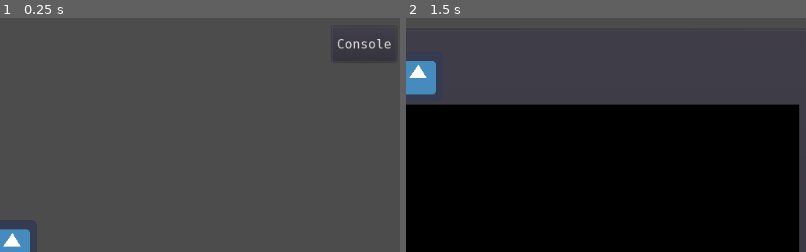
Above: before the commit, frames 1-2 (left to right).
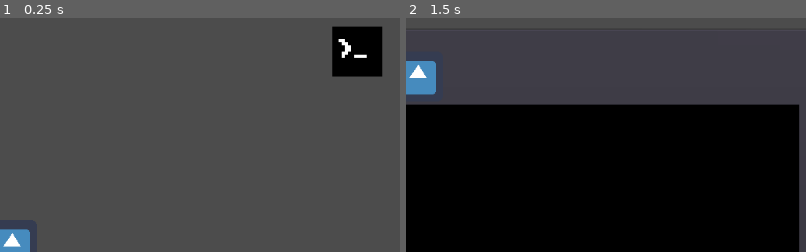
Above: after the commit, the same moments.

Repository: Tri-C-Games/CCC-Jam
Game: Godot game, scene res://World/Tutorial/Tutorial.tscn
Two runs of this game, one before a commit and one after it. Both use one fixed random seed, a clock stepped at 60 frames per second and the inputs below. After the commit the project has no main scene; this scene is started directly in both runs. The engine's default icon, where the game draws it, is replaced by a stand-in: a white triangle on a blue panel in a dark square.
Inputs (mouse positions are % of the whole screen's width and height, from its top left; square brackets give the same spot before the commit, where the layout moved):
- Up to frame 1 (0.25 s): no input
- Up to frame 2 (1.5 s): click (93, 9) [94, 7] at 0.5 s; click (50, 94) at 1.27 s; type "12" at 1.35 s
The pictures show only the part of the screen within x 48-98%, y 1-51%; the shares and areas given below are measured in that part.

The runs differ from the first frame. In frame 1, 2.7% of the frame differs, in the area x 83-98%, y 3-26%; in frame 2, nothing differs.

Commit message:
some other things

Diff:
--- a/UI/HUD/HUD.tscn
+++ b/UI/HUD/HUD.tscn
@@ -1,7 +1,8 @@
-[gd_scene load_steps=3 format=2]
+[gd_scene load_steps=4 format=2]
 
 [ext_resource path="res://UI/Hacking/Console Theme.tres" type="Theme" id=1]
 [ext_resource path="res://UI/HUD/HUD.gd" type="Script" id=2]
+[ext_resource path="res://Sprites/Terminal/Terminal.png" type="Texture" id=3]
 
 [node name="HUD" type="CanvasLayer"]
 script = ExtResource( 2 )
@@ -19,15 +20,12 @@
 "_edit_use_anchors_": false
 }
 
-[node name="Button" type="Button" parent="MarginContainer"]
+[node name="Button" type="TextureButton" parent="MarginContainer"]
 margin_left = 20.0
 margin_top = 20.0
-margin_right = 102.0
-margin_bottom = 65.0
+margin_right = 84.0
+margin_bottom = 84.0
 size_flags_horizontal = 0
 theme = ExtResource( 1 )
-text = "Console"
-__meta__ = {
-"_edit_use_anchors_": false
-}
+texture_normal = ExtResource( 3 )
 [connection signal="pressed" from="MarginContainer/Button" to="." method="open_console"]
--- a/World/Tutorial/Tutorial.tscn
+++ b/World/Tutorial/Tutorial.tscn
@@ -30,6 +30,9 @@
 [sub_resource type="ConvexPolygonShape2D" id=9]
 points = PoolVector2Array( 0, 0, 64, 0, 64, 64, 0, 64 )
 
+[sub_resource type="ConvexPolygonShape2D" id=10]
+points = PoolVector2Array( 0, 0, 64, 0, 64, 64, 0, 64 )
+
 [sub_resource type="ConvexPolygonShape2D" id=11]
 points = PoolVector2Array( 0, 0, 64, 0, 64, 64, 0, 64 )
 
@@ -60,13 +63,7 @@
 [sub_resource type="ConvexPolygonShape2D" id=20]
 points = PoolVector2Array( 0, 0, 64, 0, 64, 64, 0, 64 )
 
-[sub_resource type="ConvexPolygonShape2D" id=21]
-points = PoolVector2Array( 0, 0, 64, 0, 64, 64, 0, 64 )
-
-[sub_resource type="ConvexPolygonShape2D" id=22]
-points = PoolVector2Array( 0, 0, 64, 0, 64, 64, 0, 64 )
-
-[sub_resource type="TileSet" id=10]
+[sub_resource type="TileSet" id=21]
 0/name = "Tile Sheet.png 0"
 0/texture = ExtResource( 2 )
 0/tex_offset = Vector2( 0, 0 )
@@ -160,26 +157,26 @@
 1/navigation_offset = Vector2( 0, 0 )
 1/shape_offset = Vector2( 0, 0 )
 1/shape_transform = Transform2D( 1, 0, 0, 1, 0, 0 )
-1/shape = SubResource( 11 )
+1/shape = SubResource( 10 )
 1/shape_one_way = false
 1/shape_one_way_margin = 1.0
 1/shapes = [ {
 "autotile_coord": Vector2( 0, 0 ),
 "one_way": false,
 "one_way_margin": 1.0,
+"shape": SubResource( 10 ),
+"shape_transform": Transform2D( 1, 0, 0, 1, 0, 0 )
+}, {
+"autotile_coord": Vector2( 1, 0 ),
+"one_way": false,
+"one_way_margin": 1.0,
 "shape": SubResource( 11 ),
 "shape_transform": Transform2D( 1, 0, 0, 1, 0, 0 )
 }, {
-"autotile_coord": Vector2( 1, 0 ),
+"autotile_coord": Vector2( 2, 0 ),
 "one_way": false,
 "one_way_margin": 1.0,
 "shape": SubResource( 12 ),
-"shape_transform": Transform2D( 1, 0, 0, 1, 0, 0 )
-}, {
-"autotile_coord": Vector2( 2, 0 ),
-"one_way": false,
-"one_way_margin": 1.0,
-"shape": SubResource( 13 ),
 "shape_transform": Transform2D( 1, 0, 0, 1, 0, 0 )
 } ]
 1/z_index = 0
@@ -200,56 +197,35 @@
 2/navigation_offset = Vector2( 0, 0 )
 2/shape_offset = Vector2( 0, 0 )
 2/shape_transform = Transform2D( 1, 0, 0, 1, 0, 0 )
-2/shape = SubResource( 14 )
+2/shape = SubResource( 13 )
 2/shape_one_way = false
 2/shape_one_way_margin = 1.0
 2/shapes = [ {
 "autotile_coord": Vector2( 0, 0 ),
 "one_way": false,
 "one_way_margin": 1.0,
+"shape": SubResource( 13 ),
+"shape_transform": Transform2D( 1, 0, 0, 1, 0, 0 )
+}, {
+"autotile_coord": Vector2( 0, 0 ),
+"one_way": false,
+"one_way_margin": 1.0,
 "shape": SubResource( 14 ),
 "shape_transform": Transform2D( 1, 0, 0, 1, 0, 0 )
 }, {
-"autotile_coord": Vector2( 0, 0 ),
+"autotile_coord": Vector2( 0, 1 ),
 "one_way": false,
 "one_way_margin": 1.0,
 "shape": SubResource( 15 ),
 "shape_transform": Transform2D( 1, 0, 0, 1, 0, 0 )
 }, {
-"autotile_coord": Vector2( 0, 1 ),
+"autotile_coord": Vector2( 0, 2 ),
 "one_way": false,
 "one_way_margin": 1.0,
 "shape": SubResource( 16 ),
 "shape_transform": Transform2D( 1, 0, 0, 1, 0, 0 )
-}, {
-"autotile_coord": Vector2( 0, 2 ),
-"one_way": false,
-"one_way_margin": 1.0,
-"shape": SubResource( 17 ),
-"shape_transform": Transform2D( 1, 0, 0, 1, 0, 0 )
 } ]
 2/z_index = 0
-3/name = "Tile Sheet.png 3"
-3/texture = ExtResource( 2 )
-3/tex_offset = Vector2( 0, 0 )
-3/modulate = Color( 1, 1, 1, 1 )
-3/region = Rect2( 192, 192, 64, 64 )
-3/tile_mode = 0
-3/occluder_offset = Vector2( 0, 0 )
-3/navigation_offset = Vector2( 0, 0 )
-3/shape_offset = Vector2( 0, 0 )
-3/shape_transform = Transform2D( 1, 0, 0, 1, 0, 0 )
-3/shape = SubResource( 18 )
-3/shape_one_way = false
-3/shape_one_way_margin = 1.0
-3/shapes = [ {
-"autotile_coord": Vector2( 0, 0 ),
-"one_way": false,
-"one_way_margin": 1.0,
-"shape": SubResource( 18 ),
-"shape_transform": Transform2D( 1, 0, 0, 1, 0, 0 )
-} ]
-3/z_index = 0
 4/name = "Tile Sheet.png 4"
 4/texture = ExtResource( 2 )
 4/tex_offset = Vector2( 0, 0 )
@@ -267,33 +243,33 @@
 4/navigation_offset = Vector2( 0, 0 )
 4/shape_offset = Vector2( 0, 0 )
 4/shape_transform = Transform2D( 1, 0, 0, 1, 0, 0 )
-4/shape = SubResource( 19 )
+4/shape = SubResource( 17 )
 4/shape_one_way = false
 4/shape_one_way_margin = 1.0
 4/shapes = [ {
 "autotile_coord": Vector2( 0, 0 ),
 "one_way": false,
 "one_way_margin": 1.0,
+"shape": SubResource( 17 ),
+"shape_transform": Transform2D( 1, 0, 0, 1, 0, 0 )
+}, {
+"autotile_coord": Vector2( 1, 0 ),
+"one_way": false,
+"one_way_margin": 1.0,
+"shape": SubResource( 18 ),
+"shape_transform": Transform2D( 1, 0, 0, 1, 0, 0 )
+}, {
+"autotile_coord": Vector2( 0, 1 ),
+"one_way": false,
+"one_way_margin": 1.0,
 "shape": SubResource( 19 ),
 "shape_transform": Transform2D( 1, 0, 0, 1, 0, 0 )
 }, {
-"autotile_coord": Vector2( 1, 0 ),
+"autotile_coord": Vector2( 1, 1 ),
 "one_way": false,
 "one_way_margin": 1.0,
 "shape": SubResource( 20 ),
 "shape_transform": Transform2D( 1, 0, 0, 1, 0, 0 )
-}, {
-"autotile_coord": Vector2( 0, 1 ),
-"one_way": false,
-"one_way_margin": 1.0,
-"shape": SubResource( 21 ),
-"shape_transform": Transform2D( 1, 0, 0, 1, 0, 0 )
-}, {
-"autotile_coord": Vector2( 1, 1 ),
-"one_way": false,
-"one_way_margin": 1.0,
-"shape": SubResource( 22 ),
-"shape_transform": Transform2D( 1, 0, 0, 1, 0, 0 )
 } ]
 4/z_index = 0
 
@@ -302,6 +278,6 @@
 [node name="Player" parent="." instance=ExtResource( 1 )]
 
 [node name="TileMap" type="TileMap" parent="."]
-tile_set = SubResource( 10 )
+tile_set = SubResource( 21 )
 format = 1
 tile_data = PoolIntArray( 131070, 0, 0, 131071, 0, 1, 65536, 0, 1, 65537, 0, 2, 196606, 0, 131072, 196607, 0, 131073, 131072, 0, 131073, 131073, 0, 131074 )
--- a/project.godot
+++ b/project.godot
@@ -16,7 +16,6 @@
 [application]
 
 config/name="CCC Jam"
-run/main_scene="res://World/Tutorial/Tutorial.tscn"
 config/icon="res://icon.png"
 
 [importer_defaults]
@@ -41,38 +40,6 @@
 "stream": false,
 "svg/scale": 1.0
 }
-"open console"={
-"deadzone": 0.5,
-"events": [ Object(InputEventKey,"resource_local_to_scene":false,"resource_name":"","device":0,"alt":false,"shift":false,"control":false,"meta":false,"command":false,"pressed":false,"scancode":72,"unicode":0,"echo":false,"script":null)
- ]
-}
-
-[input]
-
-move_left={
-"deadzone": 0.5,
-"events": [ Object(InputEventKey,"resource_local_to_scene":false,"resource_name":"","device":0,"alt":false,"shift":false,"control":false,"meta":false,"command":false,"pressed":false,"scancode":65,"unicode":0,"echo":false,"script":null)
-, Object(InputEventKey,"resource_local_to_scene":false,"resource_name":"","device":0,"alt":false,"shift":false,"control":false,"meta":false,"command":false,"pressed":false,"scancode":16777231,"unicode":0,"echo":false,"script":null)
- ]
-}
-move_right={
-"deadzone": 0.5,
-"events": [ Object(InputEventKey,"resource_local_to_scene":false,"resource_name":"","device":0,"alt":false,"shift":false,"control":false,"meta":false,"command":false,"pressed":false,"scancode":68,"unicode":0,"echo":false,"script":null)
-, Object(InputEventKey,"resource_local_to_scene":false,"resource_name":"","device":0,"alt":false,"shift":false,"control":false,"meta":false,"command":false,"pressed":false,"scancode":16777233,"unicode":0,"echo":false,"script":null)
- ]
-}
-jump={
-"deadzone": 0.5,
-"events": [ Object(InputEventKey,"resource_local_to_scene":false,"resource_name":"","device":0,"alt":false,"shift":false,"control":false,"meta":false,"command":false,"pressed":false,"scancode":87,"unicode":0,"echo":false,"script":null)
-, Object(InputEventKey,"resource_local_to_scene":false,"resource_name":"","device":0,"alt":false,"shift":false,"control":false,"meta":false,"command":false,"pressed":false,"scancode":16777232,"unicode":0,"echo":false,"script":null)
-, Object(InputEventKey,"resource_local_to_scene":false,"resource_name":"","device":0,"alt":false,"shift":false,"control":false,"meta":false,"command":false,"pressed":false,"scancode":32,"unicode":0,"echo":false,"script":null)
- ]
-}
-open_console={
-"deadzone": 0.5,
-"events": [ Object(InputEventKey,"resource_local_to_scene":false,"resource_name":"","device":0,"alt":false,"shift":false,"control":false,"meta":false,"command":false,"pressed":false,"scancode":72,"unicode":0,"echo":false,"script":null)
- ]
-}
 
 [rendering]
 
Binary file added: Sprites/Terminal/Terminal.png
Not shown, added: Sprites/Terminal/Terminal.png.import
Binary file added: Sprites/Terminal/Terminal2.png
Not shown, added: Sprites/Terminal/Terminal2.png.import
Not shown: 1 places in World/Tutorial/Tutorial.tscn that only renumber resources
